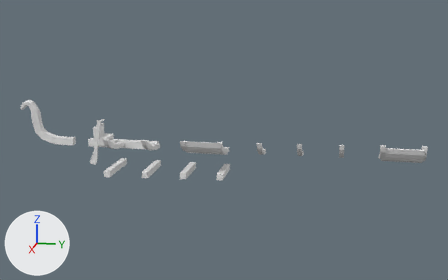
Renders of the FBX model CustomShipsUnity/Assets/Meshes/Boat_small.fbx from each side of a commit.
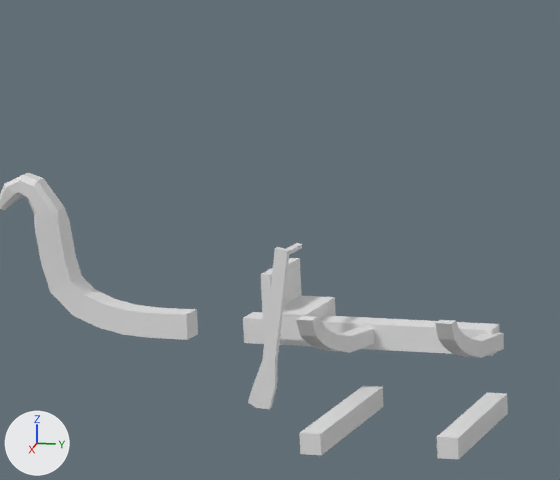
Each version is shown whole from a 50 mm lens placed at (41.98, 12.13, 9.49), pointed at (10.08, 5.75, 1.51), then close up on the part from 5% to 39% of the width and 19% to 66% of the height. Arrows for +X, +Y and +Z are at lower left; the lights stay in place. Where no turn or scale is listed for an object, it has been applied to the vertices.

The first close-up shows 'Bench_Backrest_1', 'Keel_4m', 'Keel_Bow_1', 'Rib_2.4m', 'Rib_2.6m', 'Rib_Curved_2.4m', 'Rib_Curved_2.6m', 'SteeringWheel_1'.
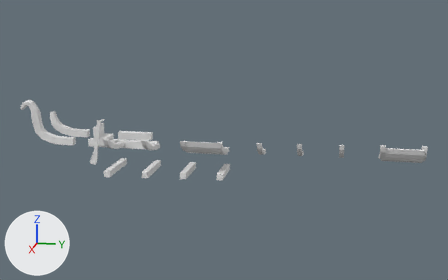
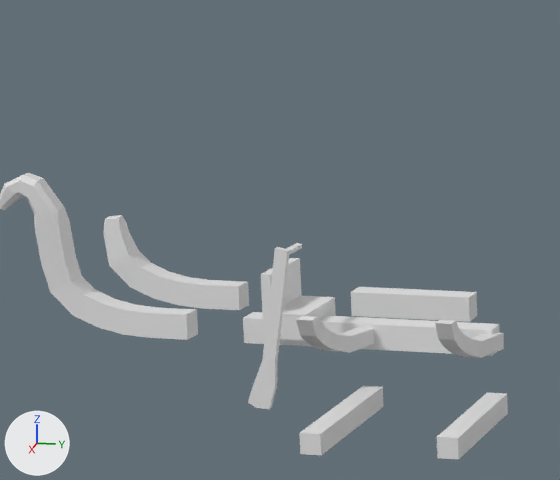
Commit message: feat: added 2m keel and 2nd bow variant

Changed parts and their boxes (x1, y1, x2, y2) in the close-ups (560 x 480 px):
'Keel_Bow_2', added
    after: (104, 215, 249, 310)
'Keel_2m', added
    after: (351, 287, 477, 322)

Edits to the bpy script that builds the scene:
```text
Add me_cube_014_1:
    me_cube_014_1.from_pydata(...)  # a box spanning x -0.2..0.2, y -1.0..1.0, z -0.2..0.2
    me_cube_014_1.materials.append(mat_material)  # its picture is missing
Add me_cube_035:
    me_cube_035.from_pydata(...)  # 40 vertices, 34 faces; spans x -0.21..0.21, y -1.58..0.76, z -0.2..1.26
    me_cube_035.materials.append(mat_material)  # its picture is missing
Add ob_keel_2m:
    ob_keel_2m = bpy.data.objects.new('Keel_2m', me_cube_014_1)
    ob_keel_2m.location = (8.0, 0.0, 1.0)
Add ob_keel_bow_2:
    ob_keel_bow_2 = bpy.data.objects.new('Keel_Bow_2', me_cube_035)
    ob_keel_bow_2.location = (8.0, -3.7, 1.0)
```
